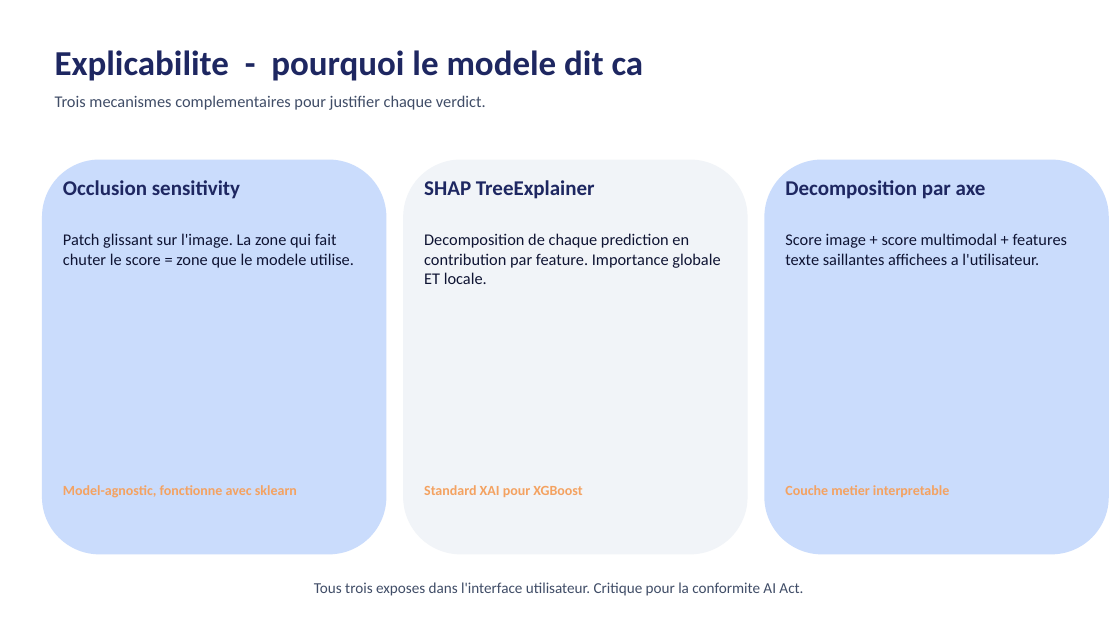
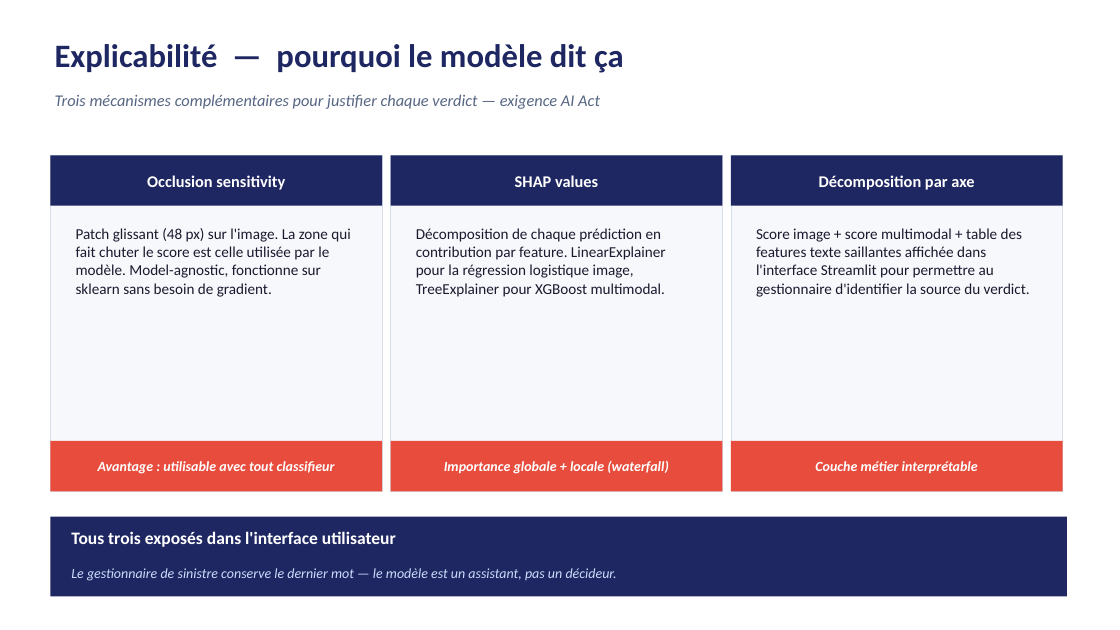
Before and after one commit to HpedArthur/Insurance-fraud-detection-AI, a slide deck: slide 8 of 07_presentation/soutenance.pptx. Drawn at 1120x630 pixels with LibreOffice and Linux fonts; fonts in the diff are those of the drawing. Boxes give left, top, right and bottom in pixels: in the first picture for what was removed or moved away, otherwise in the second. Text is boxed around its words. In the diff, an @@ line names an element or a change of style, - is before the commit and + after.

Commit message:
feat(ppt): refonte complete avec accents francais et palette Midnight Executive

```diff
--- a/07_presentation/soutenance.pptx
+++ b/07_presentation/soutenance.pptx
@@ text at (55, 44, 624, 73): text changed; size 30 to 28 pt @@
-Explicabilite - pourquoi le modele dit ca
+Explicabilité — pourquoi le modèle dit ça
@@ text at (55, 94, 600, 109): text changed; text colour #404D67 to #566582; italic on @@
-Trois mecanismes complementaires pour justifier chaque verdict.
+Trois mécanismes complémentaires pour justifier chaque verdict — exigence AI Act
@@ rounded rectangle removed at (42, 160, 386, 555) @@
@@ text "Occlusion sensitivity": place and size @@
-text "Occlusion sensitivity" at (63, 180, 240, 199)
+text "Occlusion sensitivity" at (147, 175, 285, 190)
@@ text "Occlusion sensitivity" at (147, 175, 285, 190): size 18 to 14 pt, text colour #1E2761 to #FFFFFF; alignment left to centre; vertical alignment top to middle @@
@@ rectangle added at (50, 155, 382, 492), fill #F6F8FC, outline #D8DFEC 0.5 pt @@
@@ rectangle added at (50, 155, 382, 206), fill #1E2761 @@
@@ text "SHAP values" at (515, 175, 598, 187): vertical alignment top to middle @@
@@ rectangle added at (391, 155, 723, 492), fill #F6F8FC, outline #D8DFEC 0.5 pt @@
@@ rectangle added at (391, 155, 723, 206), fill #1E2761 @@
@@ rounded rectangle removed at (403, 160, 748, 555) @@
@@ text at (515, 175, 598, 187): text changed; size 18 to 14 pt; text colour #1E2761 to #FFFFFF @@
-SHAP TreeExplainer
+SHAP values
@@ text "Décomposition par axe" at (819, 175, 974, 190): vertical alignment top to middle @@
@@ rectangle added at (731, 155, 1063, 492), fill #F6F8FC, outline #D8DFEC 0.5 pt @@
@@ rectangle added at (731, 155, 1063, 206), fill #1E2761 @@
@@ rounded rectangle removed at (765, 160, 1109, 555) @@
@@ text at (819, 175, 974, 190): text changed; size 18 to 14 pt; text colour #1E2761 to #FFFFFF @@
-Decomposition par axe
+Décomposition par axe
@@ text at (76, 228, 350, 297): text changed; size 14 to 13 pt; text colour #0F1433 to #1A1A2E @@
-Patch glissant sur l'image. La zone qui fait chuter le score = zone que le modele utilise.
+Patch glissant (48 px) sur l'image. La zone qui fait chuter le score est celle utilisée par le modèle. Model-agnostic, fonctionne sur sklearn sans besoin de gradient.
@@ text at (416, 228, 666, 297): text changed; size 14 to 13 pt; text colour #0F1433 to #1A1A2E @@
-Decomposition de chaque prediction en contribution par feature. Importance globale ET locale.
+Décomposition de chaque prédiction en contribution par feature. LinearExplainer pour la régression logistique image, TreeExplainer pour XGBoost multimodal.
@@ text at (756, 228, 1030, 297): text changed; size 14 to 13 pt; text colour #0F1433 to #1A1A2E @@
-Score image + score multimodal + features texte saillantes affichees a l'utilisateur.
+Score image + score multimodal + table des features texte saillantes affichée dans l'interface Streamlit pour permettre au gestionnaire d'identifier la source du verdict.
@@ rectangle added at (50, 441, 382, 492), fill #E74C3C @@
@@ rectangle added at (391, 441, 723, 492), fill #E74C3C @@
@@ rectangle added at (731, 441, 1063, 492), fill #E74C3C @@
@@ text added at (98, 461, 335, 474), 12 pt, text #FFFFFF, bold, italic @@
+Avantage : utilisable avec tout classifieur
@@ text added at (444, 461, 669, 474), 12 pt, text #FFFFFF, bold, italic @@
+Importance globale + locale (waterfall)
@@ text added at (815, 461, 978, 473), 12 pt, text #FFFFFF, bold, italic @@
+Couche métier interprétable
@@ text removed at (63, 485, 297, 498) @@
-Model-agnostic, fonctionne avec sklearn
@@ text removed at (424, 485, 582, 497) @@
-Standard XAI pour XGBoost
@@ text removed at (785, 485, 949, 497) @@
-Couche metier interpretable
@@ rectangle added at (50, 517, 1067, 597), fill #1E2761 @@
@@ text at (71, 531, 396, 547): text changed; size 13 to 15 pt; text colour #404D67 to #FFFFFF; bold on @@
-Tous trois exposes dans l'interface utilisateur. Critique pour la conformite AI Act.
+Tous trois exposés dans l'interface utilisateur
@@ text added at (71, 568, 617, 581), 12 pt, text #CADCFC, italic @@
+Le gestionnaire de sinistre conserve le dernier mot — le modèle est un assistant, pas un décideur.
```
Also in this commit, not shown: 5 other slides changed, 4 slides added, 4 slides removed.
